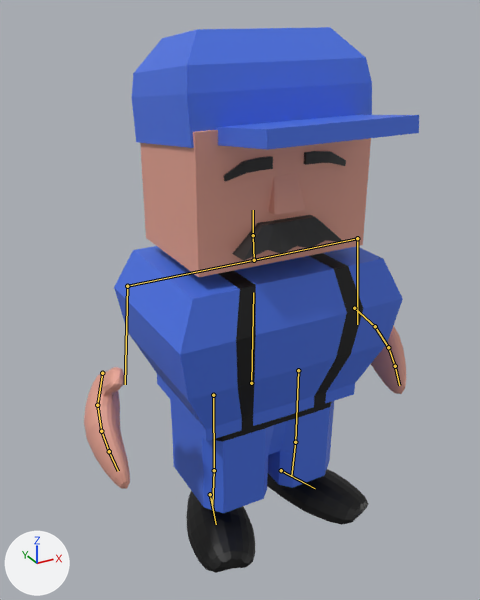
Two versions of the FBX model RodentRampage/Assets/Models/m_mechanic.fbx, one commit apart.
Rendered twice from a 50 mm camera at (-1.064, -1.798, 1.805) aimed at (-0.077, -0.004, 0.907). Every picture has the same lights, and +X, +Y and +Z are marked at lower left. The bones that bend it are drawn over the model as lines.
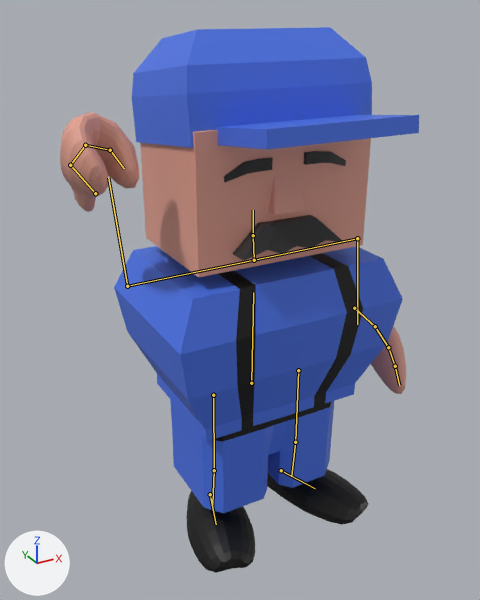
The newer file adds an action. The first version stands in its rest pose; the second is drawn at frame 20 of the action 'Armature|throwing'.

Location of each change, [x1, y1, x2, y2] in pixels of the pictures (480 x 600 px):
'Cube.001', posed (7% wider): before [84, 27, 419, 573]; after [60, 27, 419, 573]
bone 'right Shoulder.001', root to tip: before (127, 286) to (125, 384); after (127, 286) to (108, 177)
bone 'right Hand 2', root to tip: before (97, 405) to (101, 431); after (70, 165) to (85, 145)
bone 'right Hand 3', root to tip: before (101, 431) to (109, 451); after (85, 145) to (110, 150)
bone 'right Hand 4', root to tip: before (109, 451) to (118, 471); after (110, 150) to (124, 168)

The change in detail:
Bone 'right Shoulder.001' (bone_right_shoulder_001) turns from (0, 0, 0) to (20, -57, 166) degrees about its own x, y and z.
Bone 'right Hand 2' (bone_right_hand_2) turns from (0, 0, 0) to (0, 1, 47) degrees about its own x, y and z.
Bone 'right Hand 3' (bone_right_hand_3) turns from (0, 0, 0) to (3, 3, 59) degrees about its own x, y and z.
Bone 'right Hand 4' (bone_right_hand_4) turns from (0, 0, 0) to (8, -17, 40) degrees about its own x, y and z.
